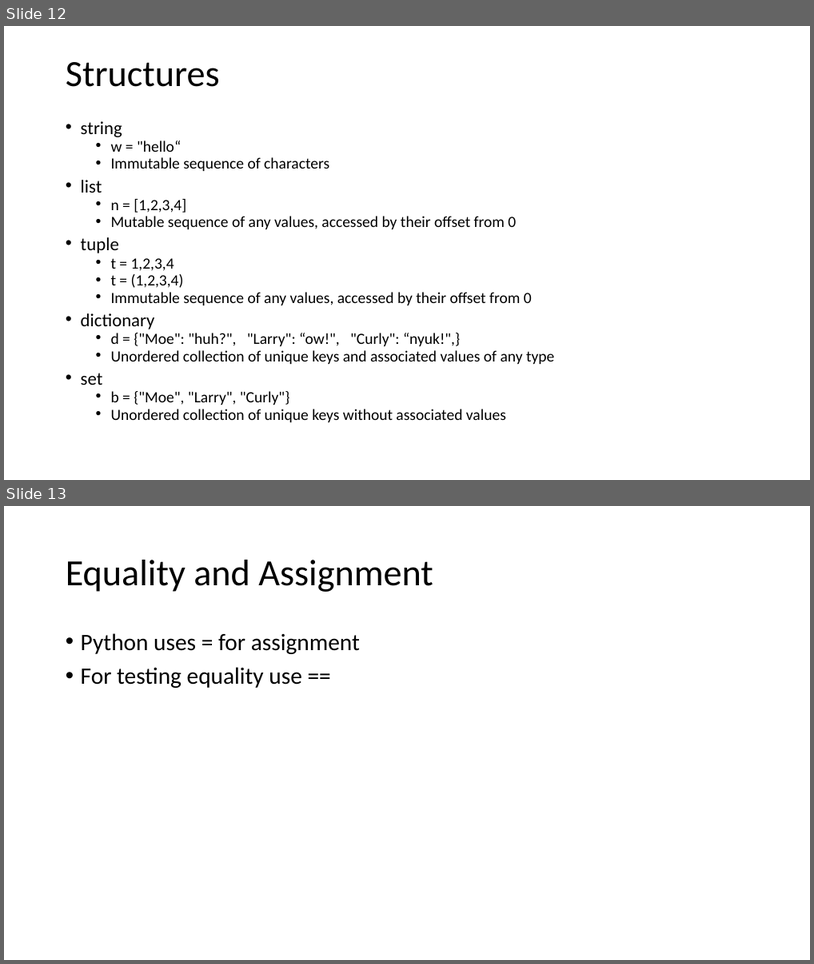
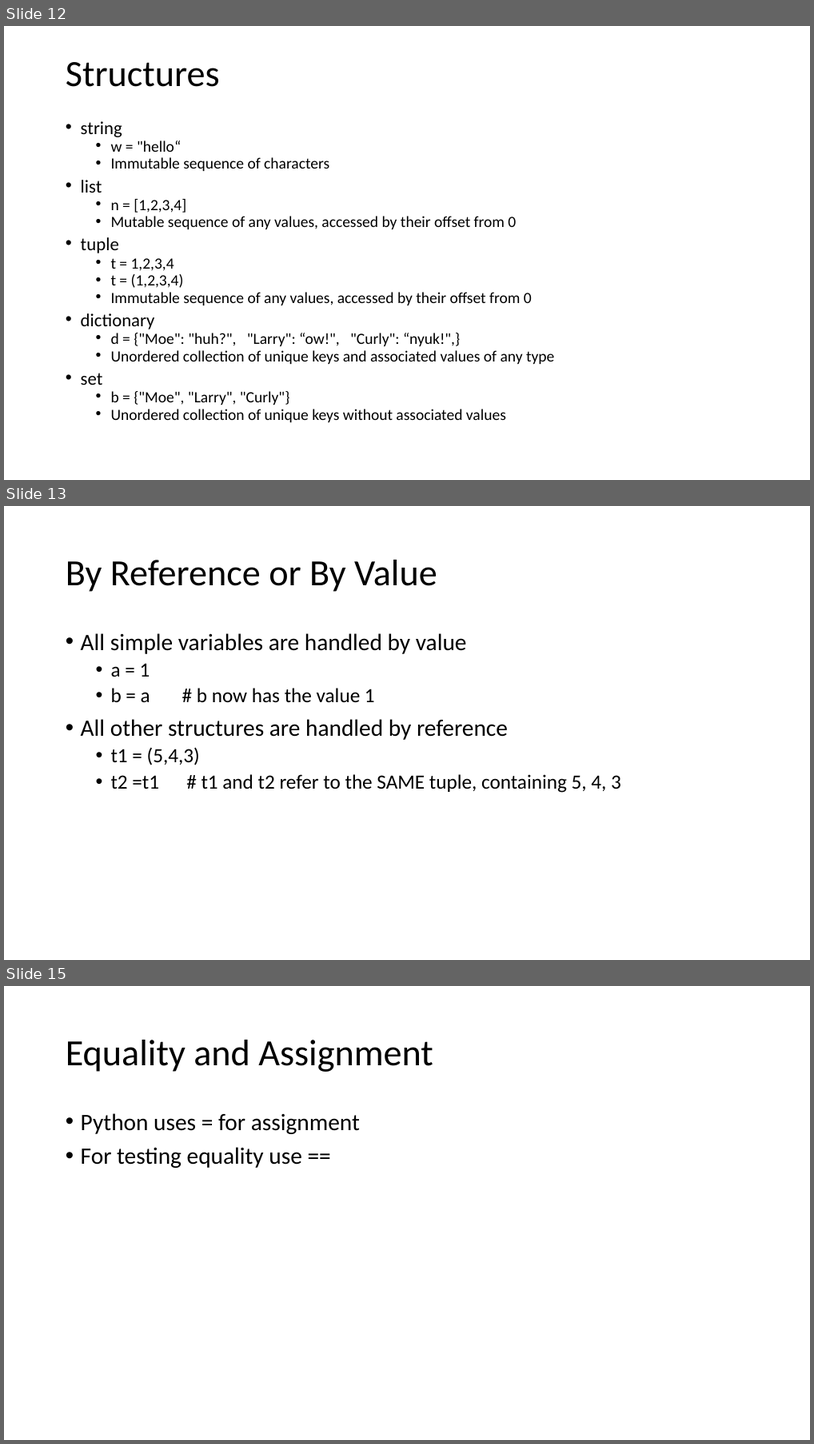
Before and after one commit to onionmccabbage/pythonTrainingMar2021, a slide deck: Python_Preso_Mar2021.pptx. Shown one above the other, each under a label of ours: slides 12 and 13 before the commit, slides 12, 13 and 15 after it; the slides between them are not shown. The pictures are 814x964 and 814x1444 pixels, drawn with LibreOffice and Linux fonts; fonts in the diff are those of the drawing. Boxes give left, top, right and bottom in pixels: in the first picture for what was removed or moved away, otherwise in the second. Text is boxed around its words. In the diff, an @@ line names an element or a change of style, - is before the commit and + after.

```diff
--- a/Python_Preso_Mar2021.pptx
+++ b/Python_Preso_Mar2021.pptx
@@ slide 13 added at box(4, 506, 810, 960), background #FFFFFF @@
@@ title added at box(66, 560, 438, 592), 44 pt, text #000000 @@
+By Reference or By Value
@@ text added at box(81, 633, 622, 792), 24 pt, text #000000 @@
+• All simple variables are handled by value
+  • a = 1
+  • b = a # b now has the value 1
+• All other structures are handled by reference
+  • t1 = (5,4,3)
+  • t2 =t1 # t1 and t2 refer to the SAME tuple, containing 5, 4, 3
@@ what was slide 13 is now slide 15 @@
```
Also in this commit, not shown: 1 other slide added, 6 other files.
